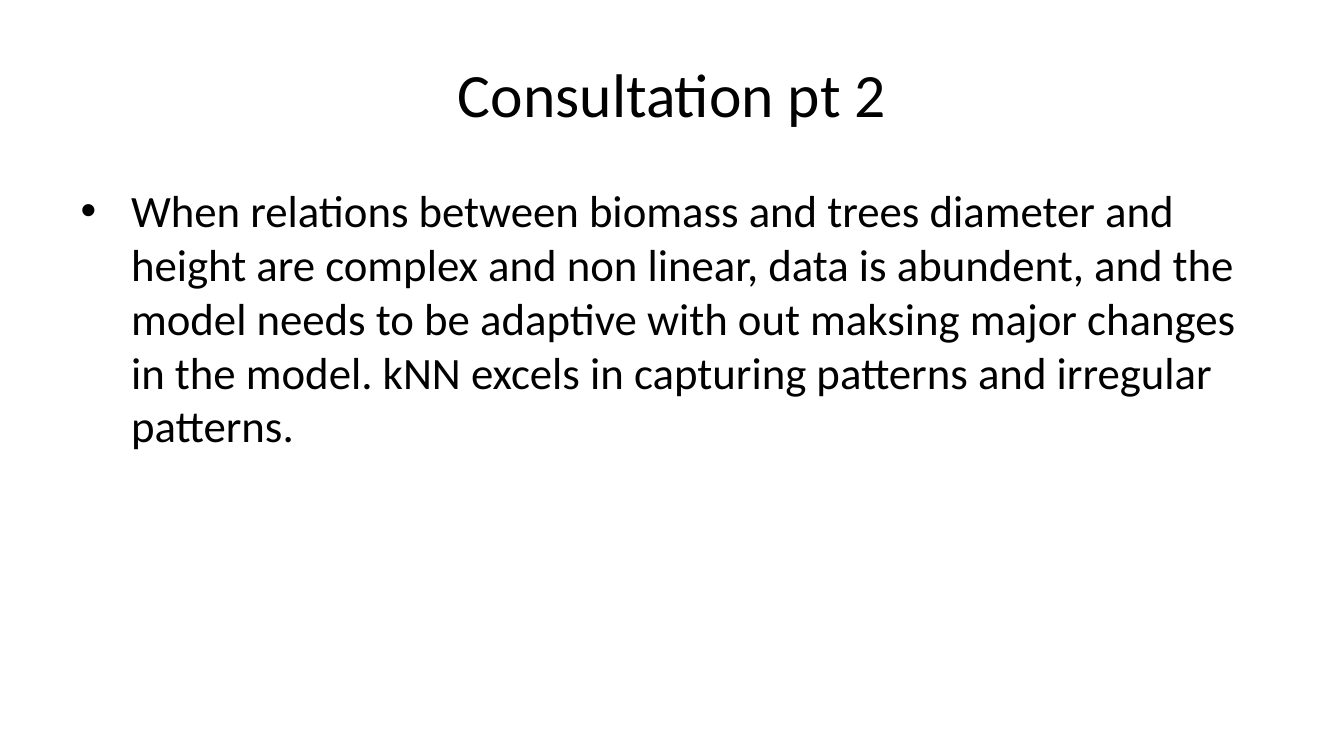
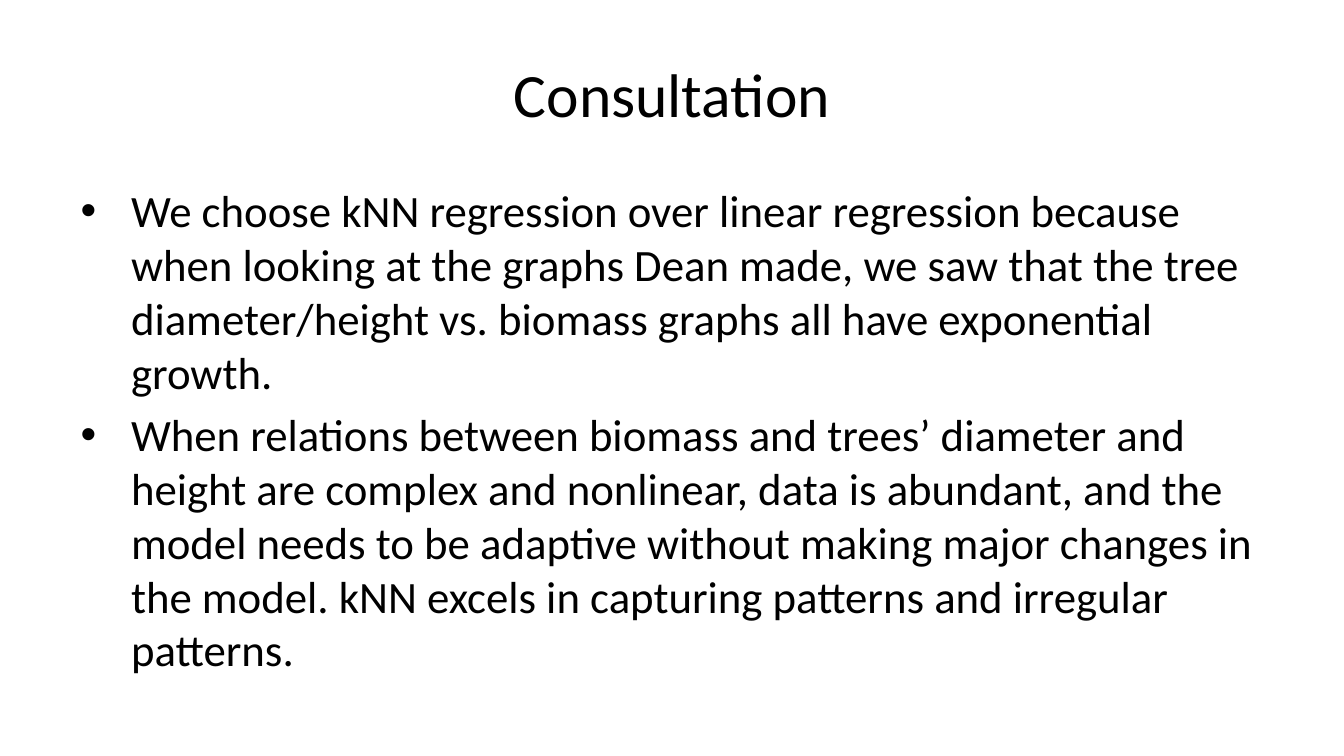
Before and after one commit to deancallahan25/Redwood-Analytics-Portfolio, a slide deck: slide 12 of Project-3/presentation.pptx (slide 13 before the commit). Drawn at 1344x756 pixels with LibreOffice and Linux fonts; fonts in the diff are those of the drawing. Boxes give left, top, right and bottom in pixels: in the first picture for what was removed or moved away, otherwise in the second. Text is boxed around its words. In the diff, an @@ line names an element or a change of style, - is before the commit and + after.

```diff
--- a/Project-3/presentation.pptx
+++ b/Project-3/presentation.pptx
@@ title at (x1=514, y1=74, x2=830, y2=118): text changed @@
-Consultation pt 2
+Consultation
@@ text at (x1=131, y1=196, x2=1252, y2=674): text changed @@
-• When relations between biomass and trees diameter and height are complex and non linear, data is abundent, and the model needs to be adaptive with out maksing major changes in the model. kNN excels in capturing patterns and irregular patterns.
+• We choose kNN regression over linear regression because when looking at the graphs Dean made, we saw that the tree diameter/height vs. biomass graphs all have exponential growth.
+• When relations between biomass and trees’ diameter and height are complex and nonlinear, data is abundant, and the model needs to be adaptive without making major changes in the model. kNN excels in capturing patterns and irregular patterns.
```
Also in this commit, not shown: 8 other slides changed, 1 slide added, 1 slide removed, 1 other file.
